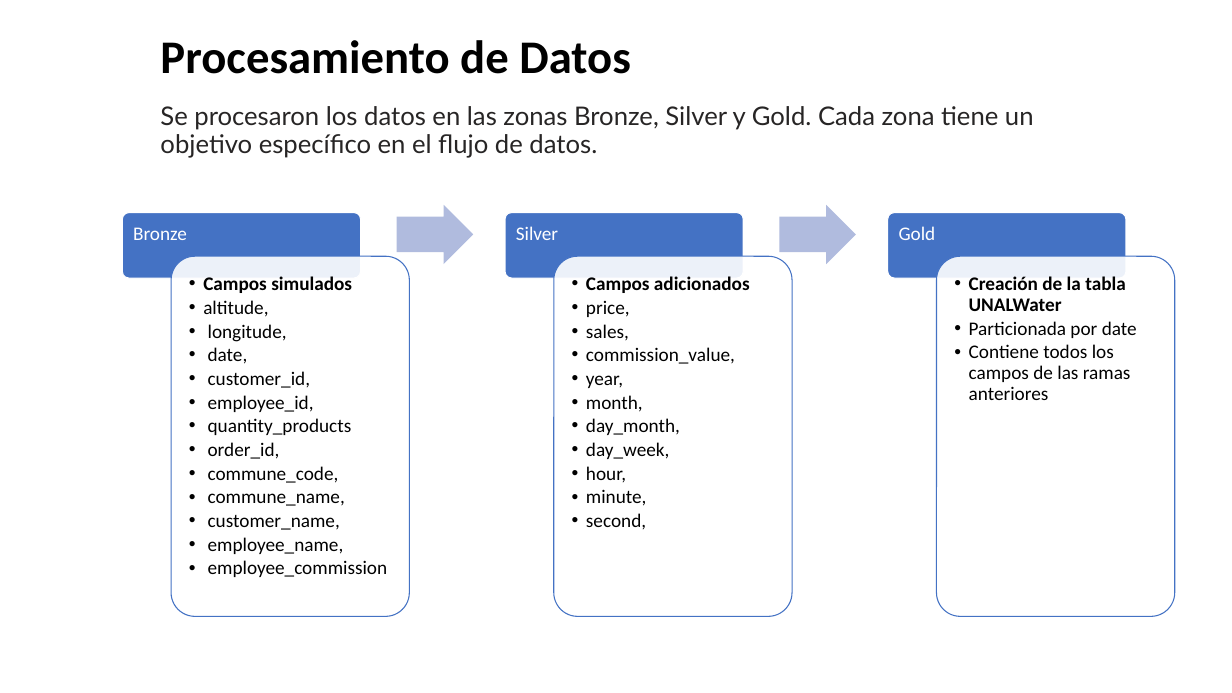
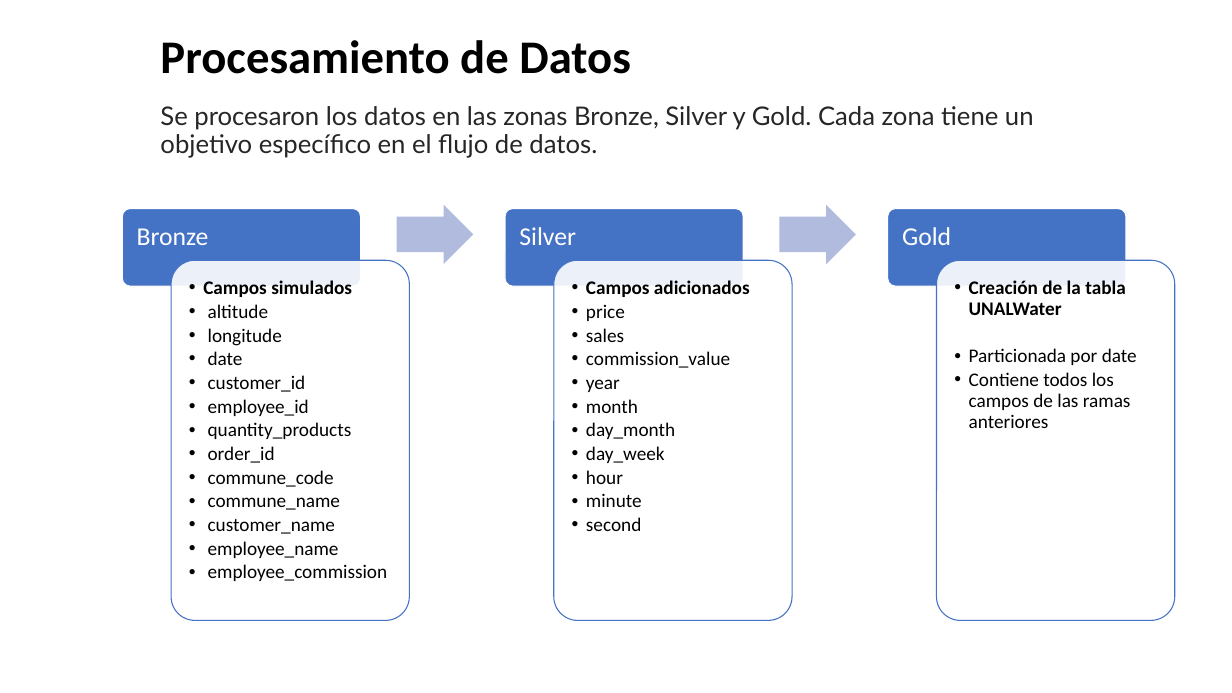
Before and after one commit to ysgiraldo/UNALWater_BD, a slide deck: slide 5 of files/Solucion-Big-Data-para-UNALWater.pptx. Drawn at 1232x693 pixels with LibreOffice and Linux fonts; fonts in the diff are those of the drawing; background and template pictures are left out. Boxes give left, top, right and bottom in pixels: in the first picture for what was removed or moved away, otherwise in the second. Text is boxed around its words. In the diff, an @@ line names an element or a change of style, - is before the commit and + after.

```diff
--- a/files/Solucion-Big-Data-para-UNALWater.pptx
+++ b/files/Solucion-Big-Data-para-UNALWater.pptx
@@ rounded rectangle resized from (x1=122, y1=213, x2=360, y2=278) to (x1=122, y1=209, x2=360, y2=286) @@
@@ rounded rectangle resized from (x1=505, y1=213, x2=743, y2=278) to (x1=505, y1=209, x2=743, y2=286) @@
@@ size 18 to 24 pt; more space between paragraphs in 3 elements at (x1=137, y1=228, x2=209, y2=245), (x1=519, y1=227, x2=576, y2=245), (x1=902, y1=227, x2=951, y2=245) @@
@@ rounded rectangle resized from (x1=888, y1=213, x2=1126, y2=278) to (x1=888, y1=209, x2=1126, y2=286) @@
@@ 3 rounded rectangles, 1 text moved together from (x1=171, y1=256, x2=1174, y2=617) to (x1=171, y1=260, x2=1174, y2=621) @@
@@ text at (x1=208, y1=304, x2=309, y2=416): text changed @@
-  • altitude,
-  • longitude,
-  • date,
-  • customer_id,
-  • employee_id,
+  • altitude
+  • longitude
+  • date
+  • customer_id
+  • employee_id
@@ text at (x1=586, y1=305, x2=730, y2=531): text changed @@
-  • price,
-  • sales,
-  • commission_value,
-  • year,
-  • month,
-  • day_month,
-  • day_week,
-  • hour,
-  • minute,
-  • second,
+  • price
+  • sales
+  • commission_value
+  • year
+  • month
+  • day_month
+  • day_week
+  • hour
+  • minute
+  • second
@@ text at (x1=208, y1=446, x2=340, y2=558): text changed @@
-  • order_id,
-  • commune_code,
-  • commune_name,
-  • customer_name,
-  • employee_name,
+  • order_id
+  • commune_code
+  • commune_name
+  • customer_name
+  • employee_name
```
Also in this commit, not shown: 5 other slides changed.
